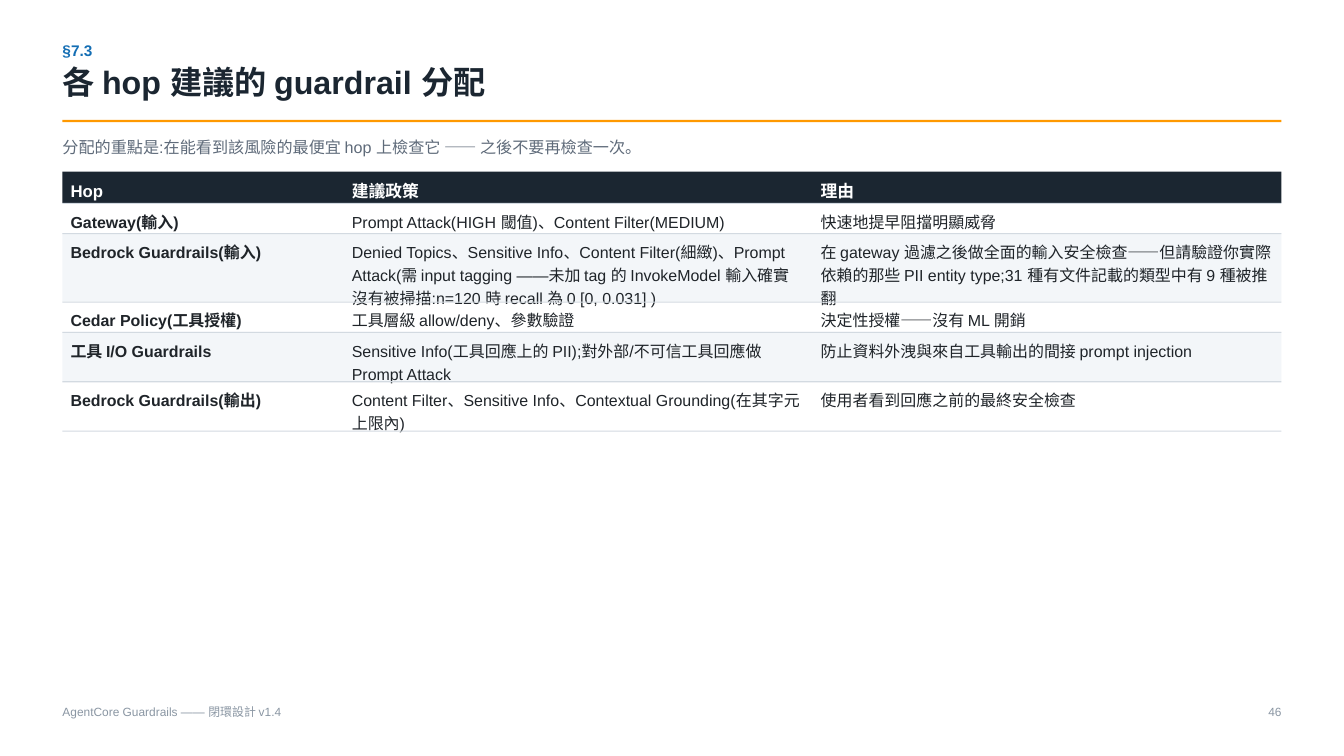
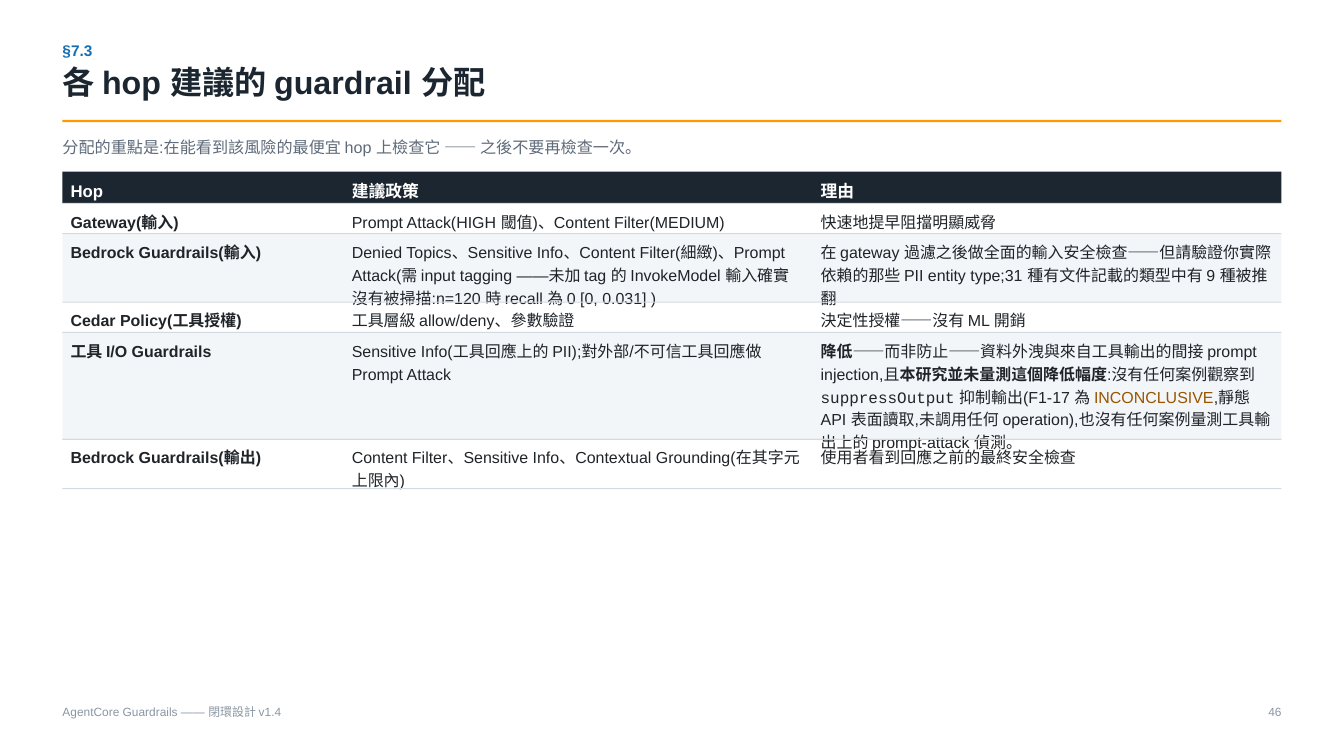
Before and after one commit to timwukp/agentcore-guardrails-design-validation, a slide deck: slide 47 of agentcore_guardrails_best_practices_v1.4.zh-TW.pptx. Drawn at 1344x756 pixels with LibreOffice and Linux fonts; fonts in the diff are those of the drawing. Boxes give left, top, right and bottom in pixels: in the first picture for what was removed or moved away, otherwise in the second. Text is boxed around its words. In the diff, an @@ line names an element or a change of style, - is before the commit and + after.

```diff
--- a/agentcore_guardrails_best_practices_v1.4.zh-TW.pptx
+++ b/agentcore_guardrails_best_practices_v1.4.zh-TW.pptx
@@ rectangle: place and size @@
-rectangle at box(63, 332, 1281, 381)
+rectangle at box(63, 332, 1281, 439)
@@ text at box(821, 343, 1271, 429): text changed @@
-防止資料外洩與來自工具輸出的間接 prompt injection
+降低——而非防止——資料外洩與來自工具輸出的間接 prompt injection,且本研究並未量測這個降低幅度:沒有任何案例觀察到 suppressOutput 抑制輸出(F1-17 為 INCONCLUSIVE,靜態 API 表面讀取,未調用任何 operation),也沒有任何案例量測工具輸出上的 prompt-attack 偵測。
@@ 3 texts, 1 rectangle: place and size @@
-3 texts, 1 rectangle at box(63, 381, 1281, 433)
+3 texts, 1 rectangle at box(63, 439, 1281, 490)
@@ rectangle: place and size @@
-rectangle at box(63, 431, 1281, 432)
+rectangle at box(63, 488, 1281, 489)
```
Also in this commit, not shown: 3 other files.
